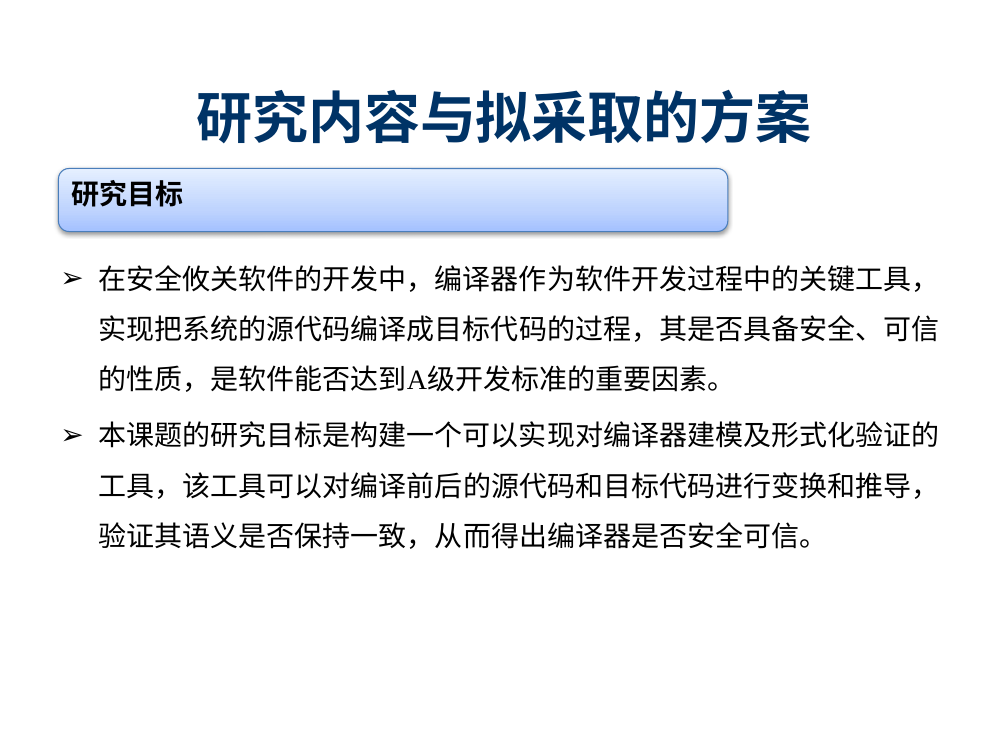
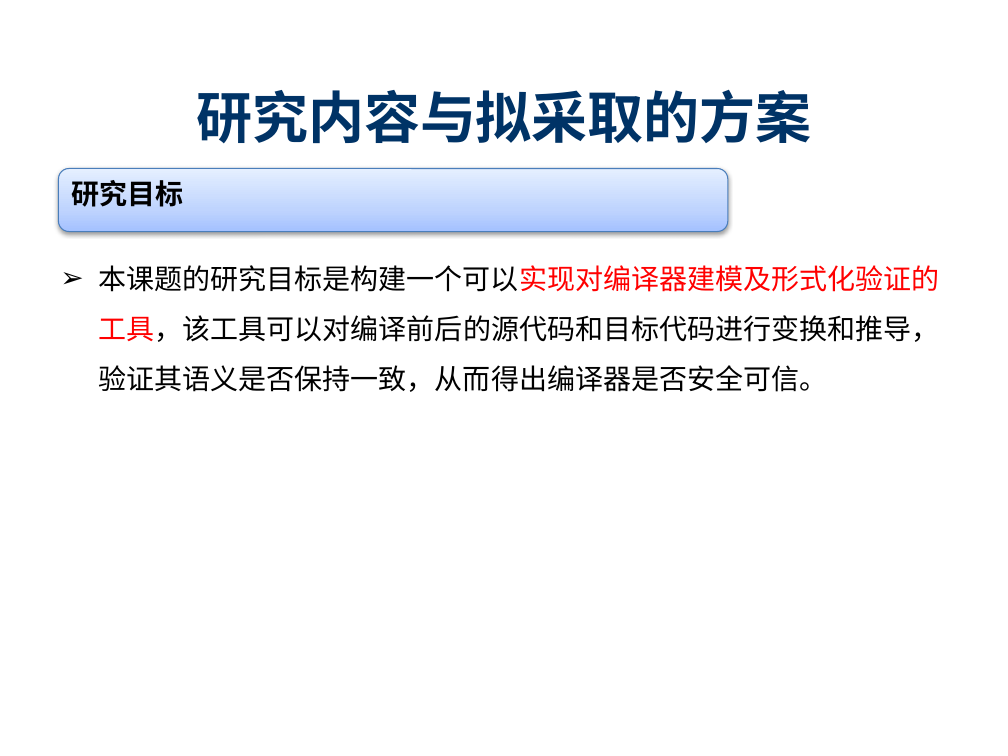
Before and after one commit to destiny1991/--2014--destiny, a slide deck: slide 15 of 开题/SY1406108_陈志伟_开题ppt.pptx (slide 14 before the commit). Drawn at 1008x756 pixels with LibreOffice and Linux fonts; fonts in the diff are those of the drawing; background and template pictures are left out. Boxes give left, top, right and bottom in pixels: in the first picture for what was removed or moved away, otherwise in the second. Text is boxed around its words. In the diff, an @@ line names an element or a change of style, - is before the commit and + after.

```diff
--- a/开题/SY1406108_陈志伟_开题ppt.pptx
+++ b/开题/SY1406108_陈志伟_开题ppt.pptx
@@ text "本课题的研究目标是构建一个可以实现对编译器建模及形式化验证的工具，该工具可以对编译前后的源代码和目标代码进行变换和推导， ..." at bbox=[98, 265, 940, 392]: text colour #000000 to #FF0000 in "本课题的研究目标是构建一个可以实现对编译器建模及形式化验证的工具，该工具可以对编译前后的源代码和目标代码进行变换和推导， ..." @@
@@ text at bbox=[98, 265, 939, 392]: paragraph removed @@
-➢ 在安全攸关软件的开发中，编译器作为软件开发过程中的关键工具，实现把系统的源代码编译成目标代码的过程，其是否具备安全、可信的性质，是软件能否达到A级开发标准的重要因素。
```
Also in this commit, not shown: 14 other slides changed, 1 slide added, 1 other file.
